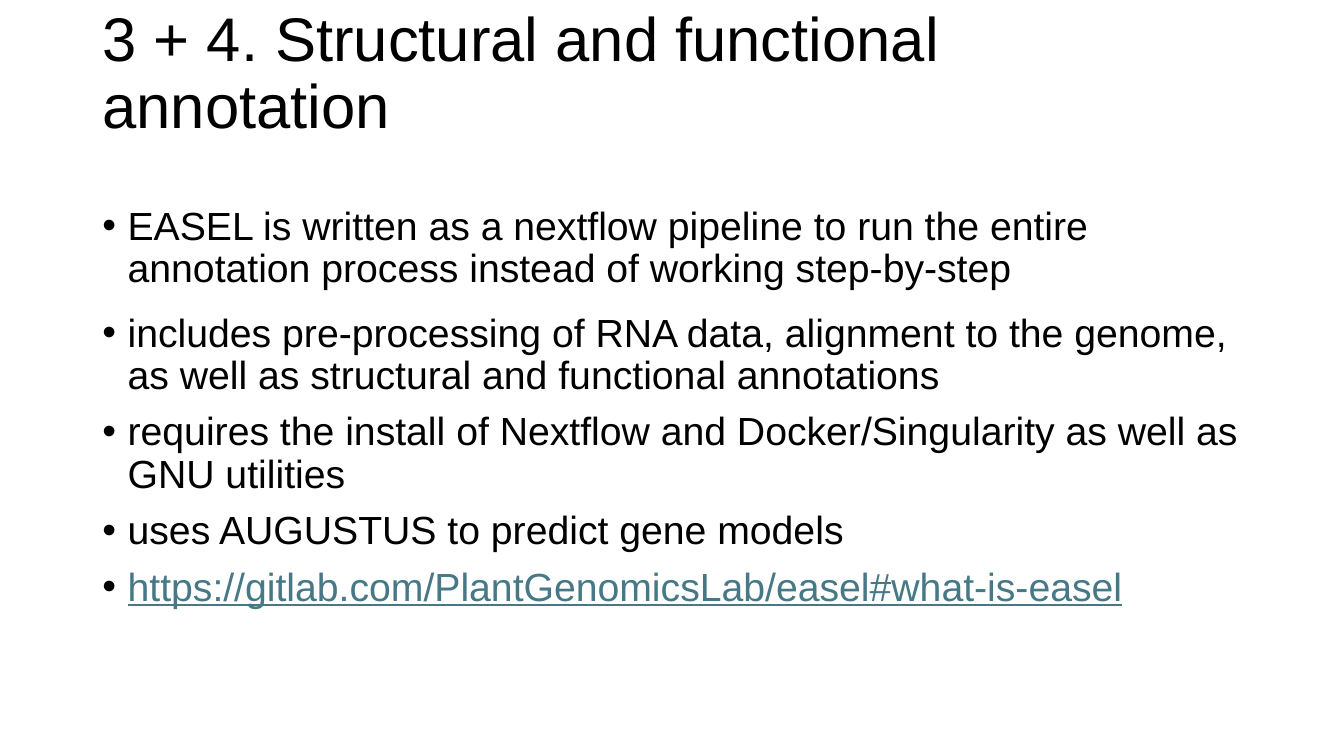
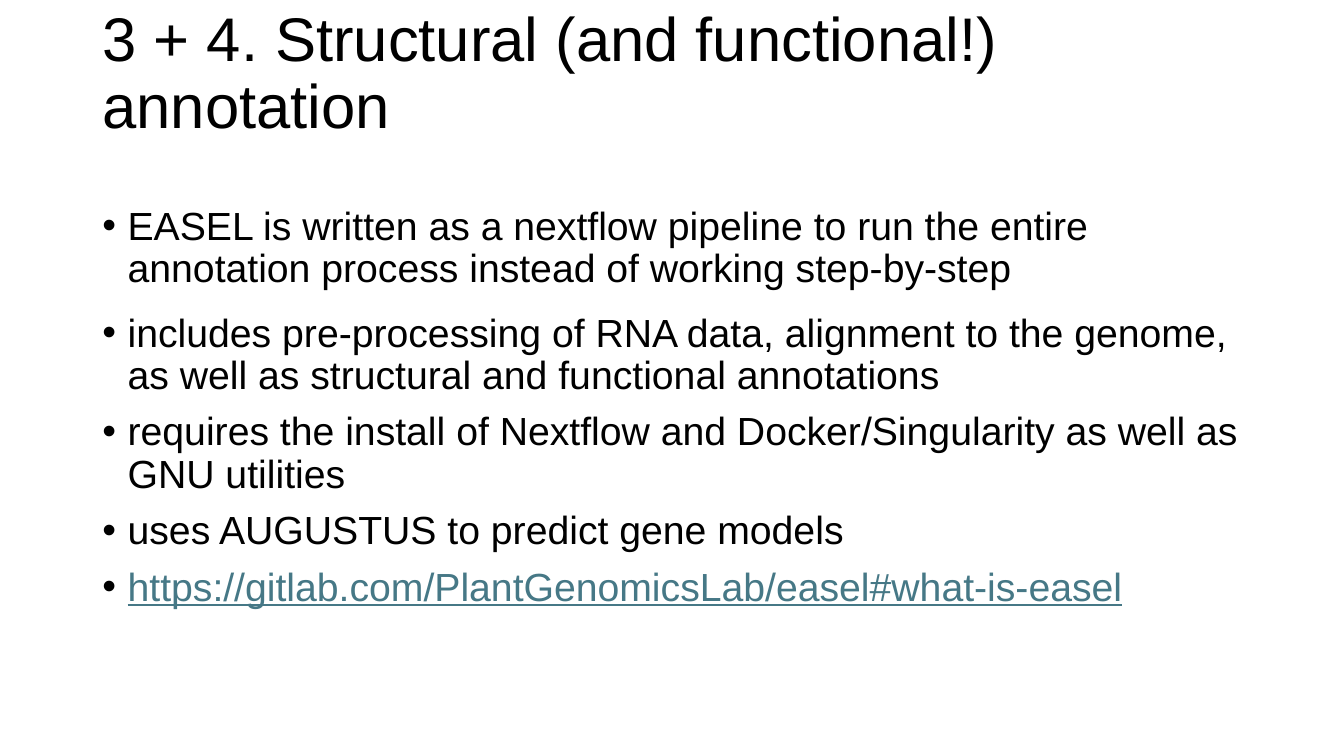
Before and after one commit to CBG-Conservation-Genomics/BotanyWorkshop2024, a slide deck: slide 21 of 5.Annotation/GenomeAnnotation.pptx (slide 17 before the commit). Drawn at 1344x756 pixels with LibreOffice and Linux fonts; fonts in the diff are those of the drawing. Boxes give left, top, right and bottom in pixels: in the first picture for what was removed or moved away, otherwise in the second. Text is boxed around its words. In the diff, an @@ line names an element or a change of style, - is before the commit and + after.

Commit message:
update genome annotation slides

```diff
--- a/5.Annotation/GenomeAnnotation.pptx
+++ b/5.Annotation/GenomeAnnotation.pptx
@@ title at box(102, 16, 997, 129): text changed @@
-3 + 4. Structural and functional annotation
+3 + 4. Structural (and functional!) annotation
```
Also in this commit, not shown: 1 other slide changed, 5 slides added.
